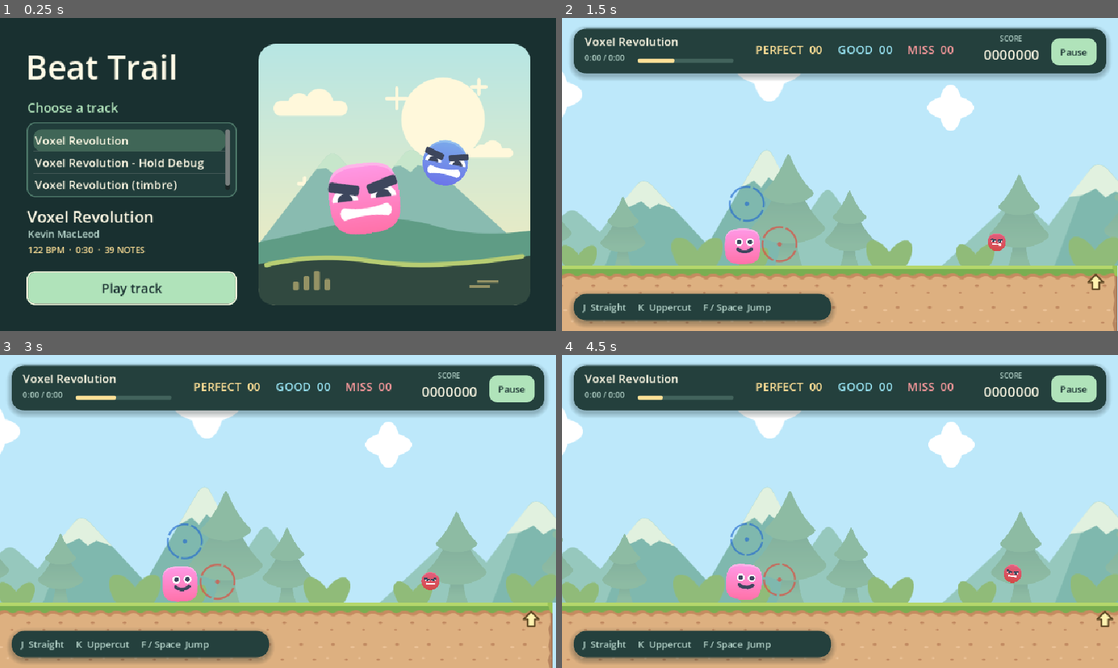
Above: before the commit, frames 1-4 (two rows, left to right).
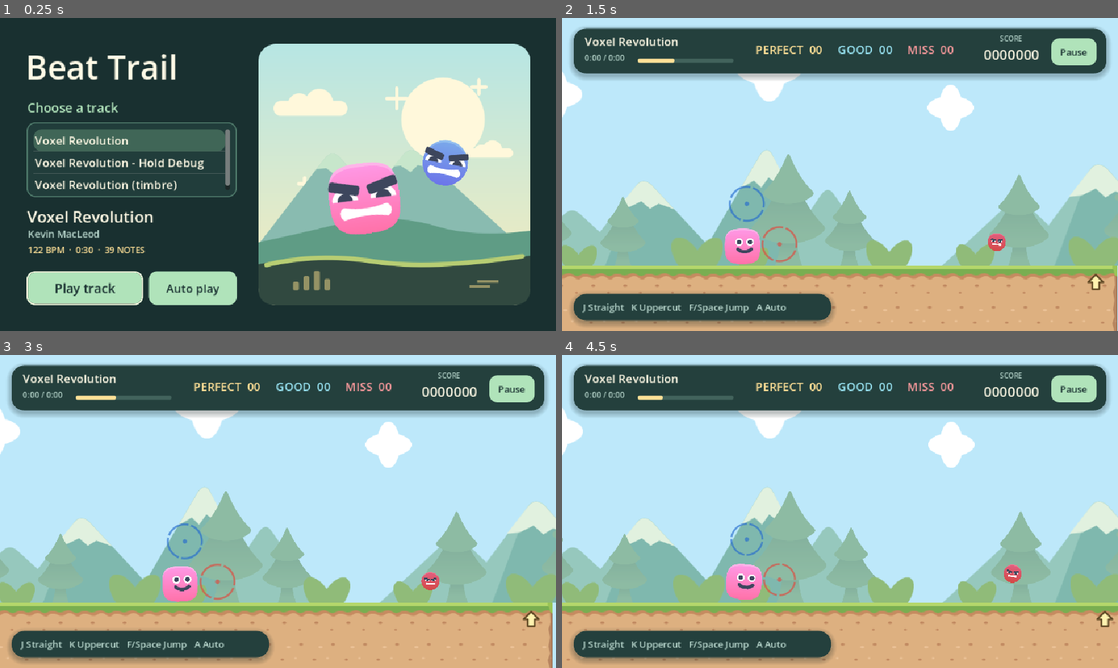
Above: after the commit, the same moments.

Repository: seeml-mo/aist2010_project
Game: Godot game, scene res://scenes/song_menu.tscn
Two runs of this game, one before a commit and one after it. Both use one fixed random seed, a clock stepped at 60 frames per second and the inputs below.
Inputs:
- Up to frame 1 (0.25 s): no input
- Up to frame 2 (1.5 s): click "Play track" at 0.5 s; click "Play again" at 1.25 s
- Up to frame 3 (3 s): click "Play again" at 2 s; click "Play again" at 2.75 s
- Up to frame 4 (4.5 s): tap Enter at 3.5 s; hold Right 3.53-4.28 s; hold A (autoplay, bound only after the commit) 3.53-4.28 s; tap Space (jump) at 3.77, 3.8, 4.07, 4.35 s; hold Left from 4.28 s (still down)

The runs differ from the first frame. In frame 1, 0.8% of the frame differs, in the area x 9-43%, y 80-92%; in frame 2, 0.5%; in frame 3, 0.5%; in frame 4, 0.5%.

Commit message:
Mod: 添加了auto play 模式

Diff:
--- a/project.godot
+++ b/project.godot
@@ -43,6 +43,11 @@
 "events": [Object(InputEventKey,"resource_local_to_scene":false,"resource_name":"","device":-1,"window_id":0,"alt_press …(192 unchanged characters)…
 ]
 }
+autoplay={
+"deadzone": 0.2,
+"events": [Object(InputEventKey,"resource_local_to_scene":false,"resource_name":"","device":-1,"window_id":0,"alt_pressed":false,"shift_pressed":false,"ctrl_pressed":false,"meta_pressed":false,"pressed":false,"keycode":0,"physical_keycode":65,"key_label":0,"unicode":97,"location":0,"echo":false,"script":null)
+]
+}
 
 [rendering]
 
--- a/scenes/hud.tscn
+++ b/scenes/hud.tscn
@@ -140,7 +140,7 @@
 mouse_filter = 2
 theme_override_font_sizes/font_size = 16
 theme_override_colors/font_color = Color(0.72, 0.84, 0.8, 1)
-text = "J  Straight     K  Uppercut     F / Space  Jump"
+text = "J Straight   K Uppercut   F/Space Jump   A Auto"
 vertical_alignment = 1
 
 [node name="Overlay" type="ColorRect" parent="Interface"]
@@ -196,7 +196,7 @@
 mouse_filter = 2
 theme_override_colors/font_color = Color(0.72, 0.84, 0.8, 1)
 theme_override_font_sizes/font_size = 16
-text = "Esc to resume   ·   R to restart"
+text = "Esc to resume   ·   R to restart   ·   A auto play"
 horizontal_alignment = 1
 vertical_alignment = 1
 
@@ -271,3 +271,15 @@
 size_flags_horizontal = 3
 theme_override_font_sizes/font_size = 17
 text = "Main menu"
+
+[node name="AutoBadge" type="Label" parent="Interface"]
+unique_name_in_owner = true
+offset_left = 22.0
+offset_top = 102.0
+offset_right = 232.0
+offset_bottom = 132.0
+mouse_filter = 2
+theme_override_font_sizes/font_size = 16
+theme_override_colors/font_color = Color(1, 0.88, 0.59, 1)
+text = "AUTO PLAY"
+visible = false
--- a/scenes/song_menu.tscn
+++ b/scenes/song_menu.tscn
@@ -152,7 +152,16 @@
 unique_name_in_owner = true
 offset_left = 46.0
 offset_top = 437.0
-offset_right = 409.0
+offset_right = 247.0
 offset_bottom = 495.0
 theme_override_font_sizes/font_size = 22
 text = "Play track"
+
+[node name="AutoPlay" type="Button" parent="."]
+unique_name_in_owner = true
+offset_left = 257.0
+offset_top = 437.0
+offset_right = 409.0
+offset_bottom = 495.0
+theme_override_font_sizes/font_size = 20
+text = "Auto play"
--- a/scripts/music_game.gd
+++ b/scripts/music_game.gd
@@ -13,6 +13,7 @@
 const WALK_SWAY := deg_to_rad(4.0)
 const SPEED := 220.0
 const JUMP_DURATION := 0.46
+const AUTOPLAY_LEAD := 0.03
 
 @export var chart_path := "res://assets/maps/chart_band.json"
 @export var ground_surface: Texture2D
@@ -35,6 +36,7 @@
 var time := 0.0
 var duration := 0.0
 var ended := false
+var autoplay := false
 var jump_started_at := -10.0
 var enemy_sprites: Dictionary = {}
 
@@ -43,6 +45,11 @@
 	hud.resume_requested.connect(_toggle_pause)
 	hud.restart_requested.connect(_restart)
 	hud.menu_requested.connect(_return_to_menu)
+	autoplay = bool(get_tree().root.get_meta("autoplay_mode", false))
+	for arg in OS.get_cmdline_user_args():
+		if arg == "--autoplay":
+			autoplay = true
+	hud.set_autoplay(autoplay)
 	for template in enemy_art:
 		template.hide()
 	$GroundPreview.hide()
@@ -73,7 +80,10 @@
 	music.play()
 
 func _input(event: InputEvent) -> void:
-	if event.is_action_pressed("ui_cancel") and run != null and not ended:
+	if event.is_action_pressed("autoplay") and not event.is_echo() and run != null and not ended:
+		get_viewport().set_input_as_handled()
+		_set_autoplay(not autoplay)
+	elif event.is_action_pressed("ui_cancel") and run != null and not ended:
 		get_viewport().set_input_as_handled()
 		_toggle_pause()
 	elif event.is_action_pressed("restart") and run != null:
@@ -81,7 +91,7 @@
 		_restart()
 
 func _unhandled_input(event: InputEvent) -> void:
-	if run == null or ended or get_tree().paused or event.is_echo():
+	if run == null or ended or autoplay or get_tree().paused or event.is_echo():
 		return
 	for lane in range(ChartRun.ACTIONS.size()):
 		if lane < targets.size() and event.is_action_released(ChartRun.ACTIONS[lane]):
@@ -117,6 +127,13 @@
 	get_tree().paused = false
 	get_tree().change_scene_to_file(MENU_SCENE)
 
+func _set_autoplay(enabled: bool) -> void:
+	if autoplay == enabled:
+		return
+	autoplay = enabled
+	get_tree().root.set_meta("autoplay_mode", autoplay)
+	hud.set_autoplay(autoplay)
+
 func _on_judged(lane: int, judgement: int) -> void:
 	hud.update_counts(run)
 	if ended:
@@ -133,7 +150,37 @@
 		time = maxf(time, clampf(clock, 0.0, duration))
 
 func _held_actions() -> Array[bool]:
+	if autoplay:
+		return _auto_held_actions()
 	return [Input.is_action_pressed("attack"), Input.is_action_pressed("defend"), Input.is_action_pressed("jump")]
+
+func _auto_held_actions() -> Array[bool]:
+	var held: Array[bool] = [false, false, false]
+	for note in run.notes:
+		if note.state == ChartRun.State.HOLDING:
+			held[int(note.lane)] = true
+	return held
+
+## Plays the chart itself: presses each pending note just before its time and
+## keeps held notes down until they resolve. Notes are time-sorted, so the first
+## eligible note per lane is also the earliest one.
+func _autoplay_step() -> void:
+	var pressed: Array[bool] = [false, false, false]
+	for note in run.notes:
+		var lane := int(note.lane)
+		if note.state == ChartRun.State.HOLDING:
+			performer.play_action(lane)
+			continue
+		if note.state != ChartRun.State.PENDING or pressed[lane]:
+			continue
+		var note_time := float(note.time)
+		if time < note_time - AUTOPLAY_LEAD or time > note_time + ChartRun.WINDOWS[lane]:
+			continue
+		pressed[lane] = true
+		performer.play_action(lane)
+		if lane == 2:
+			jump_started_at = time
+		run.press(lane, time)
 
 func _finish() -> void:
 	time = duration
@@ -149,6 +196,8 @@
 	if run == null or ended or get_tree().paused:
 		return
 	_sample_clock()
+	if autoplay:
+		_autoplay_step()
 	run.advance(time, _held_actions())
 	var jump := clampf((time - jump_started_at) / JUMP_DURATION, 0.0, 1.0)
 	var lift := 48.0 * 4.0 * jump * (1.0 - jump)
--- a/scripts/rhythm_hud.gd
+++ b/scripts/rhythm_hud.gd
@@ -12,6 +12,7 @@
 @onready var score: Label = %Score
 @onready var progress: ProgressBar = %Progress
 @onready var pause_button: Button = %Pause
+@onready var auto_badge: Label = %AutoBadge
 @onready var overlay: Control = %Overlay
 @onready var panel_title: Label = %PanelTitle
 @onready var panel_detail: Label = %PanelDetail
@@ -49,6 +50,9 @@
 	for i in range(counters.size()):
 		counters[i].text = "%s  %02d" % [JUDGMENTS[i], values[i]]
 	score.text = "%07d" % run.score()
+
+func set_autoplay(enabled: bool) -> void:
+	auto_badge.visible = enabled
 
 func show_pause() -> void:
 	_show_panel("Paused", track_title)
--- a/scripts/song_menu.gd
+++ b/scripts/song_menu.gd
@@ -9,11 +9,13 @@
 @onready var song_artist: Label = %SongArtist
 @onready var song_info: Label = %SongInfo
 @onready var start: Button = %Start
+@onready var auto_play: Button = %AutoPlay
 
 var charts: Array[Dictionary] = []
 
 func _ready() -> void:
-	start.pressed.connect(_play_selected)
+	start.pressed.connect(_play_selected.bind(false))
+	auto_play.pressed.connect(_play_selected.bind(true))
 	songs.item_selected.connect(_show_track)
 	songs.item_activated.connect(func(index: int): _open_chart(charts[index].path))
 	var paths := DirAccess.get_files_at(MAPS_DIR)
@@ -43,6 +45,7 @@
 		song_title.text = "No playable tracks"
 		song_artist.text = "Add a chart and its audio to load a track."
 		start.disabled = true
+		auto_play.disabled = true
 		return
 	var previous_path := str(get_tree().root.get_meta("selected_chart", ""))
 	var selected := 0
@@ -70,11 +73,12 @@
 	details.append("%d NOTES" % chart.chart.notes.size())
 	song_info.text = "  ·  ".join(details)
 
-func _play_selected() -> void:
+func _play_selected(autoplay: bool) -> void:
 	var selected := songs.get_selected_items()
 	if not selected.is_empty():
-		_open_chart(charts[selected[0]].path)
+		_open_chart(charts[selected[0]].path, autoplay)
 
-func _open_chart(path: String) -> void:
+func _open_chart(path: String, autoplay: bool = false) -> void:
 	get_tree().root.set_meta("selected_chart", path)
+	get_tree().root.set_meta("autoplay_mode", autoplay)
 	get_tree().change_scene_to_file(GAME_SCENE)
